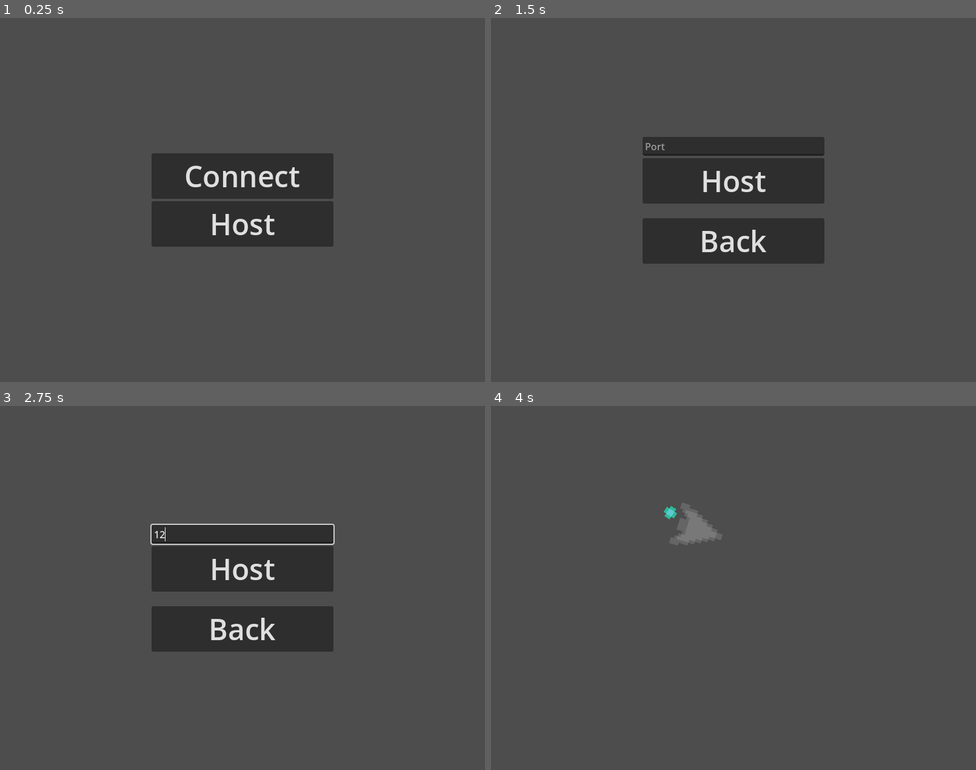
Above: before the commit, frames 1-4 (two rows, left to right).
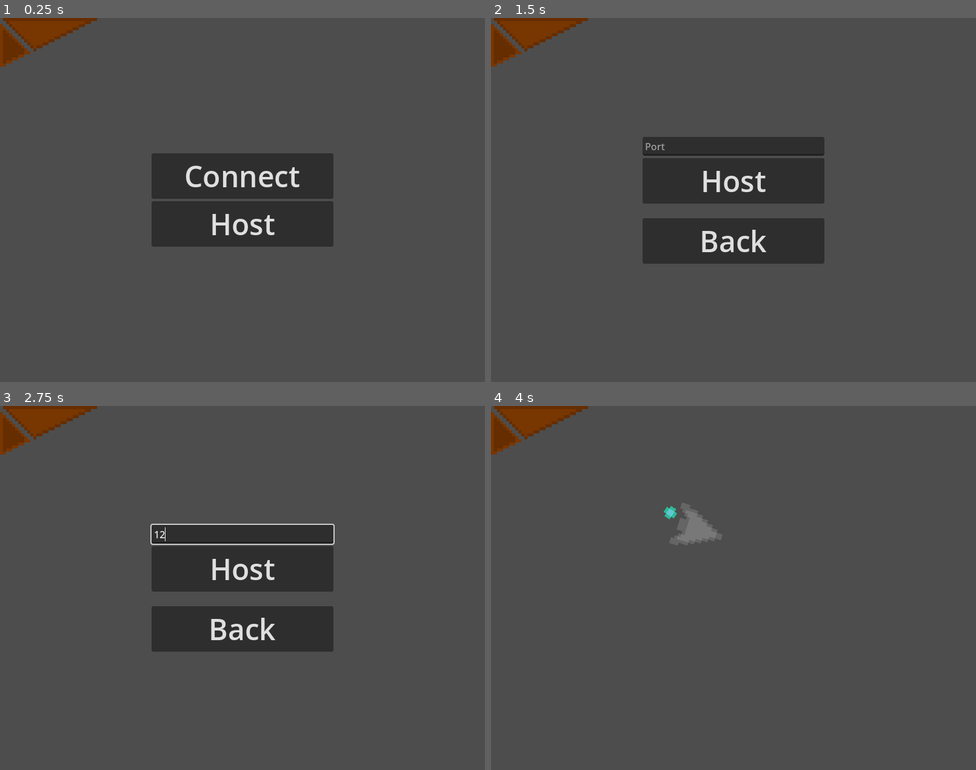
Above: after the commit, the same moments.

Repository: DeveloperMan313/godot-galactic-carnage
Game: Godot game, scene res://scenes/root.tscn
The game is run twice, just before and just after one commit, with the same random seed, the same clock (stepped at 60 frames per second) and the same inputs.
Inputs (mouse positions are in pixels of both pictures, inside the frame that each line leads up to):
- Up to frame 1 (0.25 s): no input
- Up to frame 2 (1.5 s): tap Enter at 0.5 s; move the mouse to (840, 181) at 0.52 s; click (840, 181) at 0.67 s; click "Host" at 1.25 s
- Up to frame 3 (2.75 s): click (242, 533) at 2.02 s; type "12" at 2.1 s
- Up to frame 4 (4 s): click "Host" at 2.75 s; move the mouse to (636, 606) at 3.52 s; click (636, 606) at 3.67 s

The runs differ from the first frame. In frame 1, 1.3% of the frame differs, in the area x 0-20%, y 0-14%; in frame 2, 1.3%; in frame 3, 1.3%; in frame 4, 1.3%.

Commit message:
Add player controller dummy, add colorize shader

Diff:
--- a/project.godot
+++ b/project.godot
@@ -22,6 +22,10 @@
 window/stretch/mode="canvas_items"
 window/stretch/aspect="expand"
 
+[input_devices]
+
+pointing/emulate_touch_from_mouse=true
+
 [physics]
 
 2d/default_gravity=0.0
--- /dev/null
+++ b/resources/materials/colorize.gdshader
@@ -0,0 +1,7 @@
+shader_type canvas_item;
+
+uniform vec4 color: source_color = vec4(1.0);
+
+void fragment() {
+	COLOR = texture(TEXTURE, UV) * color;
+}
--- /dev/null
+++ b/resources/materials/colorize.tres
@@ -0,0 +1,7 @@
+[gd_resource type="ShaderMaterial" load_steps=2 format=3 uid="uid://qn4avlyrnfiw"]
+
+[ext_resource type="Shader" path="res://resources/materials/colorize.gdshader" id="1_su0a6"]
+
+[resource]
+shader = ExtResource("1_su0a6")
+shader_parameter/color = Color(1, 1, 1, 1)
--- /dev/null
+++ b/scenes/controllers/player_controller.tscn
@@ -0,0 +1,39 @@
+[gd_scene load_steps=9 format=3 uid="uid://dvxmsq43qax2l"]
+
+[ext_resource type="Texture2D" uid="uid://bb3pqym5vuf0h" path="res://assets/textures/player_control_move.png" id="1_56ywd"]
+[ext_resource type="Material" uid="uid://qn4avlyrnfiw" path="res://resources/materials/colorize.tres" id="1_k8bmd"]
+[ext_resource type="Script" path="res://scripts/player_controller.gd" id="1_pcyp0"]
+[ext_resource type="Texture2D" uid="uid://cbqca57u2vu7g" path="res://assets/textures/player_control_move_pressed.png" id="2_lea2v"]
+[ext_resource type="Texture2D" uid="uid://dxlyav7tjcutv" path="res://assets/textures/player_control_shoot.png" id="3_4ae4a"]
+[ext_resource type="Texture2D" uid="uid://kgecs4vvecfc" path="res://assets/textures/player_control_shoot_pressed.png" id="4_kipbn"]
+
+[sub_resource type="ConvexPolygonShape2D" id="ConvexPolygonShape2D_1mpc6"]
+points = PackedVector2Array(-15, -8, 16, -8, -4.5, 2.5)
+
+[sub_resource type="ConvexPolygonShape2D" id="ConvexPolygonShape2D_1ji4m"]
+points = PackedVector2Array(-16, -6, -16, 8, -6.5, 3.5)
+
+[node name="PlayerController" type="Control"]
+layout_mode = 3
+anchors_preset = 15
+anchor_right = 1.0
+anchor_bottom = 1.0
+offset_right = -640.0
+offset_bottom = -520.0
+grow_horizontal = 2
+grow_vertical = 2
+script = ExtResource("1_pcyp0")
+
+[node name="ButtonMove" type="TouchScreenButton" parent="."]
+material = ExtResource("1_k8bmd")
+scale = Vector2(5, 5)
+texture_normal = ExtResource("1_56ywd")
+texture_pressed = ExtResource("2_lea2v")
+shape = SubResource("ConvexPolygonShape2D_1mpc6")
+
+[node name="ButtonShoot" type="TouchScreenButton" parent="."]
+material = ExtResource("1_k8bmd")
+scale = Vector2(5, 5)
+texture_normal = ExtResource("3_4ae4a")
+texture_pressed = ExtResource("4_kipbn")
+shape = SubResource("ConvexPolygonShape2D_1ji4m")
--- a/scenes/root.tscn
+++ b/scenes/root.tscn
@@ -1,9 +1,10 @@
-[gd_scene load_steps=5 format=3 uid="uid://b7xwpb6f867lh"]
+[gd_scene load_steps=6 format=3 uid="uid://b7xwpb6f867lh"]
 
 [ext_resource type="PackedScene" uid="uid://pavgwd0djbid" path="res://scenes/controllers/network.tscn" id="1_j17lp"]
 [ext_resource type="Script" path="res://scripts/network.gd" id="2_8vb07"]
+[ext_resource type="PackedScene" uid="uid://dvxmsq43qax2l" path="res://scenes/controllers/player_controller.tscn" id="2_tg68u"]
 [ext_resource type="Script" path="res://scripts/ui_multiplayer.gd" id="3_7biaq"]
-[ext_resource type="PackedScene" uid="uid://drijtvn1ctpuw" path="res://scenes/objects/Room.tscn" id="4_osgil"]
+[ext_resource type="PackedScene" uid="uid://drijtvn1ctpuw" path="res://scenes/objects/room.tscn" id="4_osgil"]
 
 [node name="Root" type="Node"]
 
@@ -107,6 +108,9 @@
 theme_override_font_sizes/font_size = 48
 text = "Back"
 
+[node name="PlayerController" parent="UI" instance=ExtResource("2_tg68u")]
+color = Color(1, 0.45098, 0, 1)
+
 [node name="Network" parent="." instance=ExtResource("1_j17lp")]
 script = ExtResource("2_8vb07")
 
--- a/scripts/player.gd
+++ b/scripts/player.gd
@@ -15,7 +15,6 @@
 @export var ammo := 0
 @export var time_until_reload = reload_time
 
-@onready var synchronizer = $MultiplayerSynchronizer
 @onready var physics_synchronizer = $PhysicsSynchronizer
 @onready var ammo_indicator = $AmmoIndicator
 @onready var edge_warp = $EdgeWarp
@@ -25,7 +24,6 @@
 var ang_vel := 0.0
 var rot_dir := 1
 var reload_timer := Timer.new()
-var new_physics_sync := false
 
 
 func _ready():
@@ -35,11 +33,7 @@
 	reload_timer.start(time_until_reload)
 	connect("body_entered", _on_collision)
 	ammo_indicator.init_ammo_indicator(self, ammo, max_ammo)
-	set_multiplayer_authority(id, false)
-	synchronizer.set_multiplayer_authority(1)
-	physics_synchronizer.set_multiplayer_authority(1)
-	set_process_input(get_multiplayer_authority() == \
-		multiplayer.get_unique_id())
+	set_process_input(multiplayer.get_unique_id() == id)
 	set_process(multiplayer.is_server())
 
 
@@ -71,17 +65,17 @@
 		- friction * linear_velocity)
 
 
-@rpc("call_local")
+@rpc("any_peer", "call_local", "reliable")
 func start_rotation() -> void:
 	ang_vel = rot_dir * rot_speed
 
 
-@rpc("call_local")
+@rpc("any_peer", "call_local", "reliable")
 func stop_rotation() -> void:
 	ang_vel = 0
 
 
-@rpc("call_local", "reliable")
+@rpc("any_peer", "call_local", "reliable")
 func shoot() -> void:
 	reload_timer.start(reload_time)
 	if ammo == 0:
--- /dev/null
+++ b/scripts/player_controller.gd
@@ -0,0 +1,9 @@
+extends Control
+
+
+@export var color: Color
+
+@onready var button_move = $ButtonMove
+
+func _ready():
+	button_move.material.set_shader_parameter("color", color)
--- a/scripts/projectile.gd
+++ b/scripts/projectile.gd
@@ -7,7 +7,6 @@
 
 func _ready():
 	connect("body_entered", _on_collision)
-	set_multiplayer_authority(1)
 
 
 func _integrate_forces(_state):
Binary file added: assets/textures/player_control_move.png
Not shown, added: assets/textures/player_control_move.png.import
Binary file added: assets/textures/player_control_move_pressed.png
Not shown, added: assets/textures/player_control_move_pressed.png.import
Binary file added: assets/textures/player_control_shoot.png
Not shown, added: assets/textures/player_control_shoot.png.import
Binary file added: assets/textures/player_control_shoot_pressed.png
Not shown, added: assets/textures/player_control_shoot_pressed.png.import
